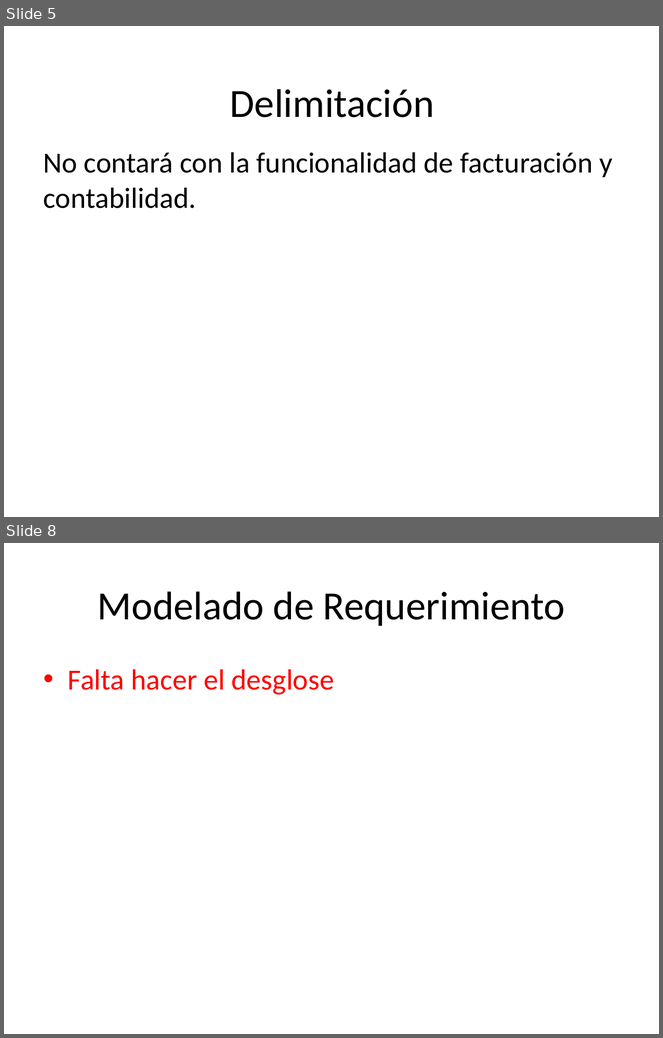
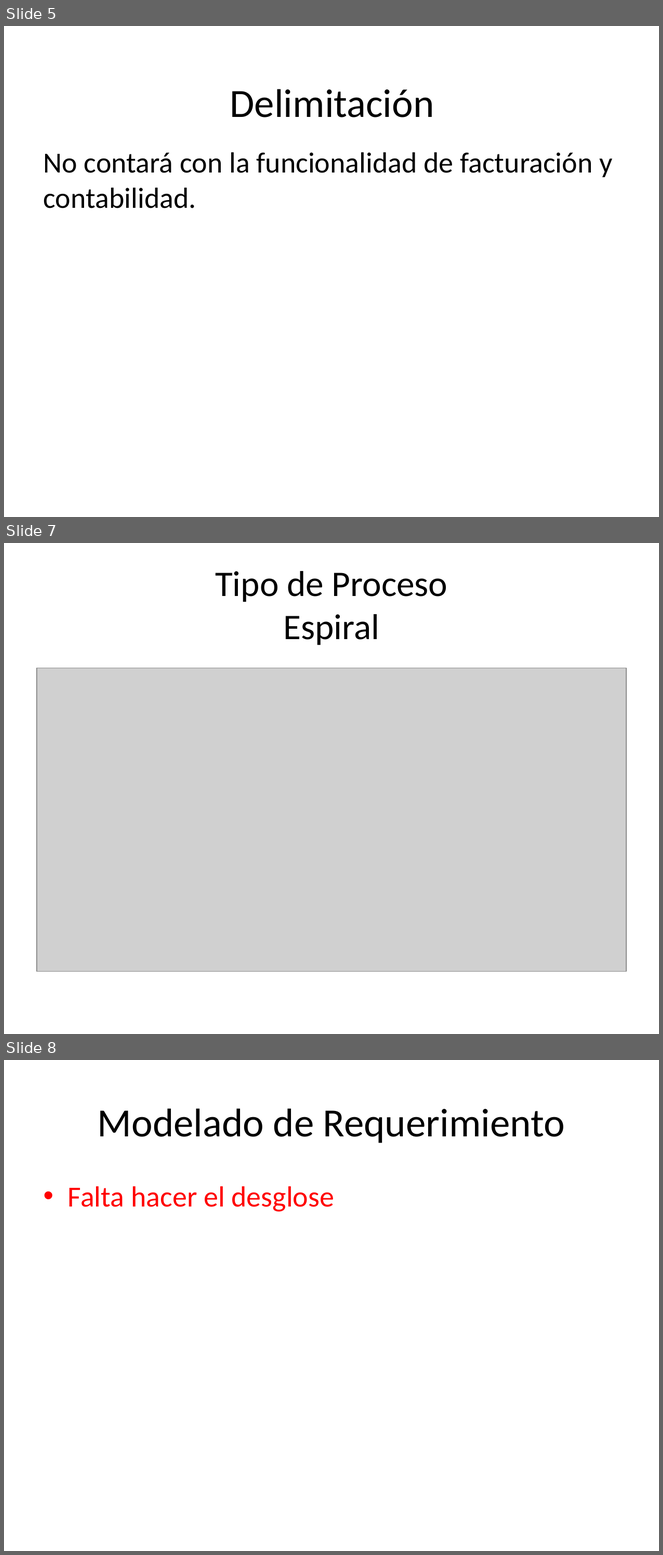
Before and after one commit to francben/proyectoDeliberyApp, a slide deck: Para Presentacion final.pptx. Shown one above the other, each under a label of ours: slides 5 and 8 before the commit, slides 5, 7 and 8 after it; the slides between them are not shown. The pictures are 663x1038 and 663x1555 pixels, drawn with LibreOffice and Linux fonts; fonts in the diff are those of the drawing; grey boxes stand for pictures. Boxes give left, top, right and bottom in pixels: in the first picture for what was removed or moved away, otherwise in the second. Text is boxed around its words. In the diff, an @@ line names an element or a change of style, - is before the commit and + after.

```diff
--- a/Para Presentacion final.pptx
+++ b/Para Presentacion final.pptx
@@ slide 7 added at box(4, 543, 659, 1034), background #FFFFFF @@
@@ title added at box(215, 571, 448, 645), 39.6 pt, text #000000 @@
+Tipo de Proceso
+Espiral
@@ picture added at box(37, 668, 626, 972) @@
```
Also in this commit, not shown: 1 slide changed, 2 slides removed, 1 other file.
